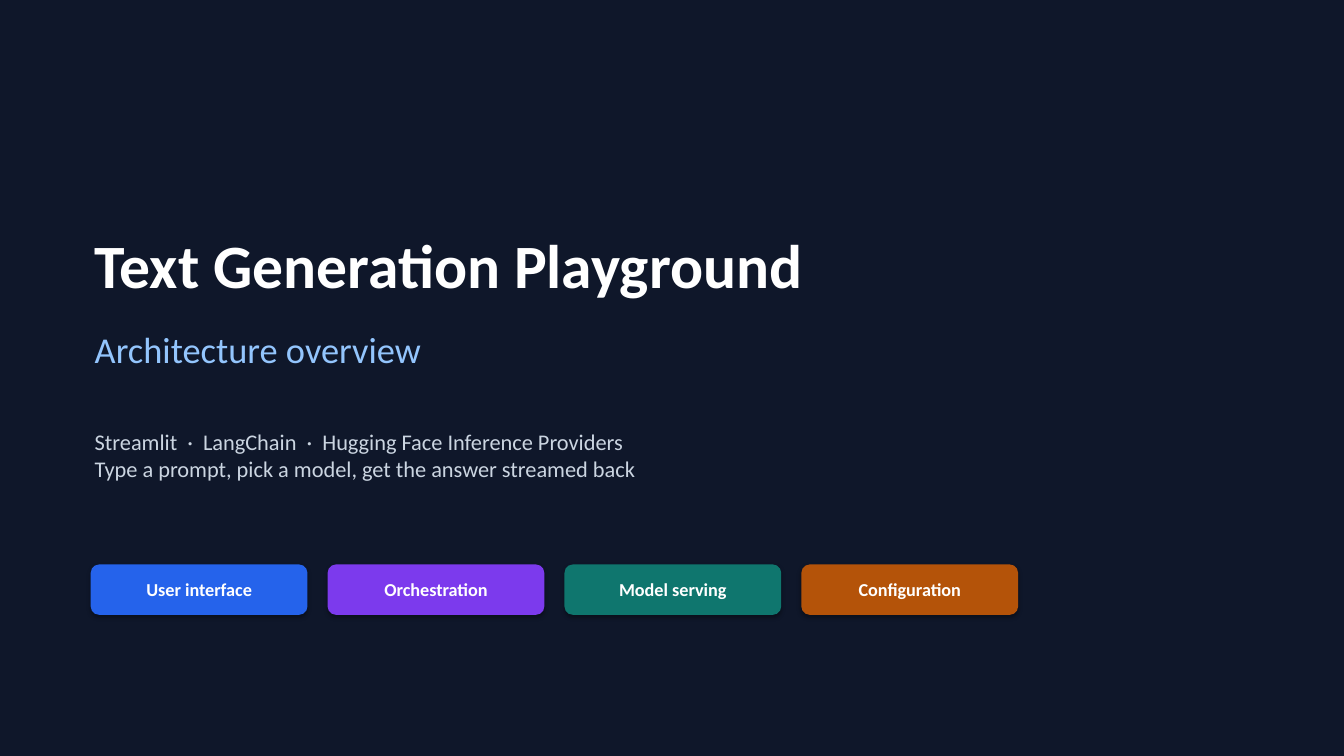
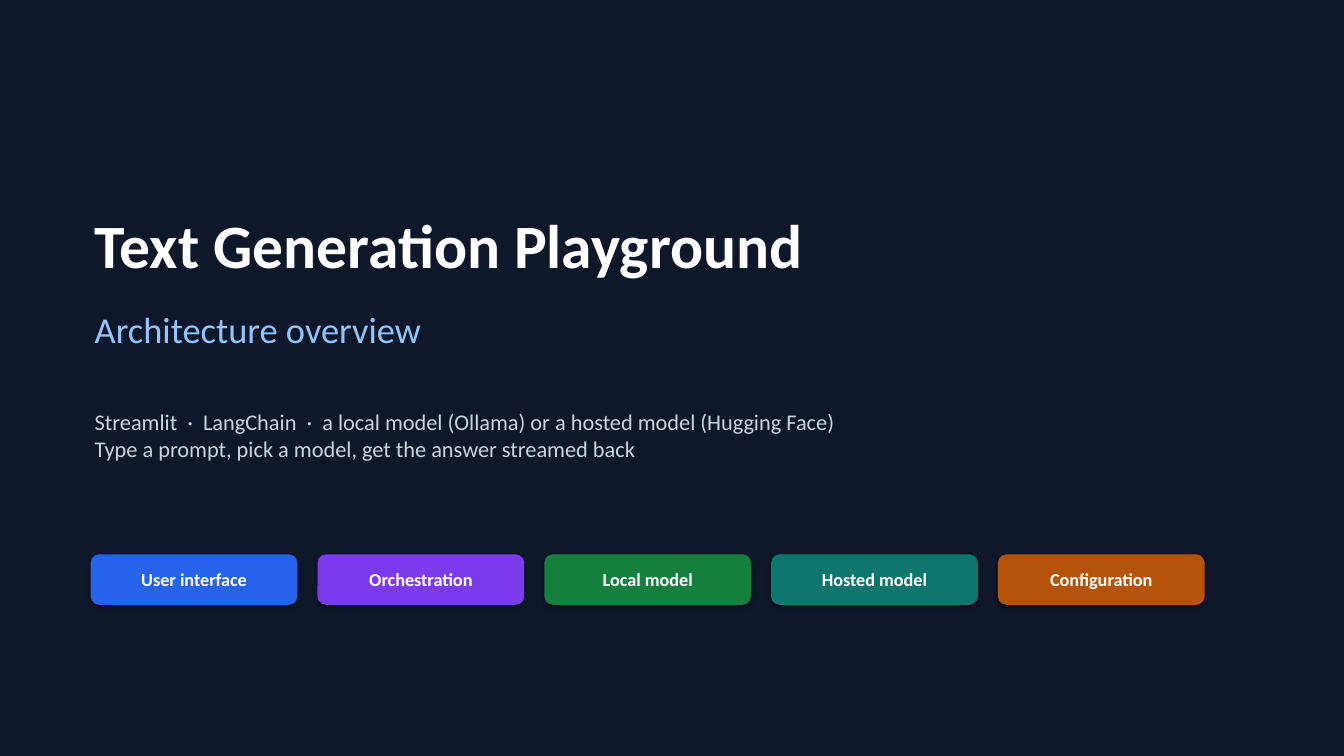
Before and after one commit to arian23/engineering-interview-roadmap, a slide deck: slide 1 of 09-ai-competencies/inference-model-apis/text-generation-app/docs/architecture.pptx. Drawn at 1344x756 pixels with LibreOffice and Linux fonts; fonts in the diff are those of the drawing. Boxes give left, top, right and bottom in pixels: in the first picture for what was removed or moved away, otherwise in the second. Text is boxed around its words. In the diff, an @@ line names an element or a change of style, - is before the commit and + after.

Commit message:
Architecture deck: local (Ollama) and hosted (Hugging Face) model sources
- System architecture and request flow redrawn with both paths
- New slide comparing the two model sources
- Components and errors slides updated for Ollama

```diff
--- a/09-ai-competencies/inference-model-apis/text-generation-app/docs/architecture.pptx
+++ b/09-ai-competencies/inference-model-apis/text-generation-app/docs/architecture.pptx
@@ 3 texts: place and size @@
-3 texts at <box>95,244,802,481</box>
+3 texts at <box>95,224,834,461</box>
@@ text at <box>95,414,834,434</box>: text changed @@
-Streamlit · LangChain · Hugging Face Inference Providers
+Streamlit · LangChain · a local model (Ollama) or a hosted model (Hugging Face)
@@ rounded rectangle "User interface": place and size @@
-rounded rectangle "User interface" at <box>91,565,308,615</box>
+rounded rectangle "User interface" at <box>91,555,297,605</box>
@@ rounded rectangle "Orchestration": place and size @@
-rounded rectangle "Orchestration" at <box>328,565,544,615</box>
+rounded rectangle "Orchestration" at <box>318,555,524,605</box>
@@ rounded rectangle "Local model": place and size @@
-rounded rectangle "Local model" at <box>565,565,781,615</box>
+rounded rectangle "Local model" at <box>544,555,751,605</box>
@@ rounded rectangle "Local model" at <box>544,555,751,605</box>: fill #0F766E to #15803D @@
@@ rounded rectangle added at <box>771,555,978,605</box>, fill #0F766E, 13 pt, text #FFFFFF, bold @@
+Hosted model
@@ rounded rectangle "Configuration": place and size @@
-rounded rectangle "Configuration" at <box>802,565,1018,615</box>
+rounded rectangle "Configuration" at <box>998,555,1205,605</box>
@@ text in rounded rectangle at <box>603,573,693,586</box>: text changed @@
-Model serving
+Local model
```
Also in this commit, not shown: 4 other slides changed, 1 slide added.
